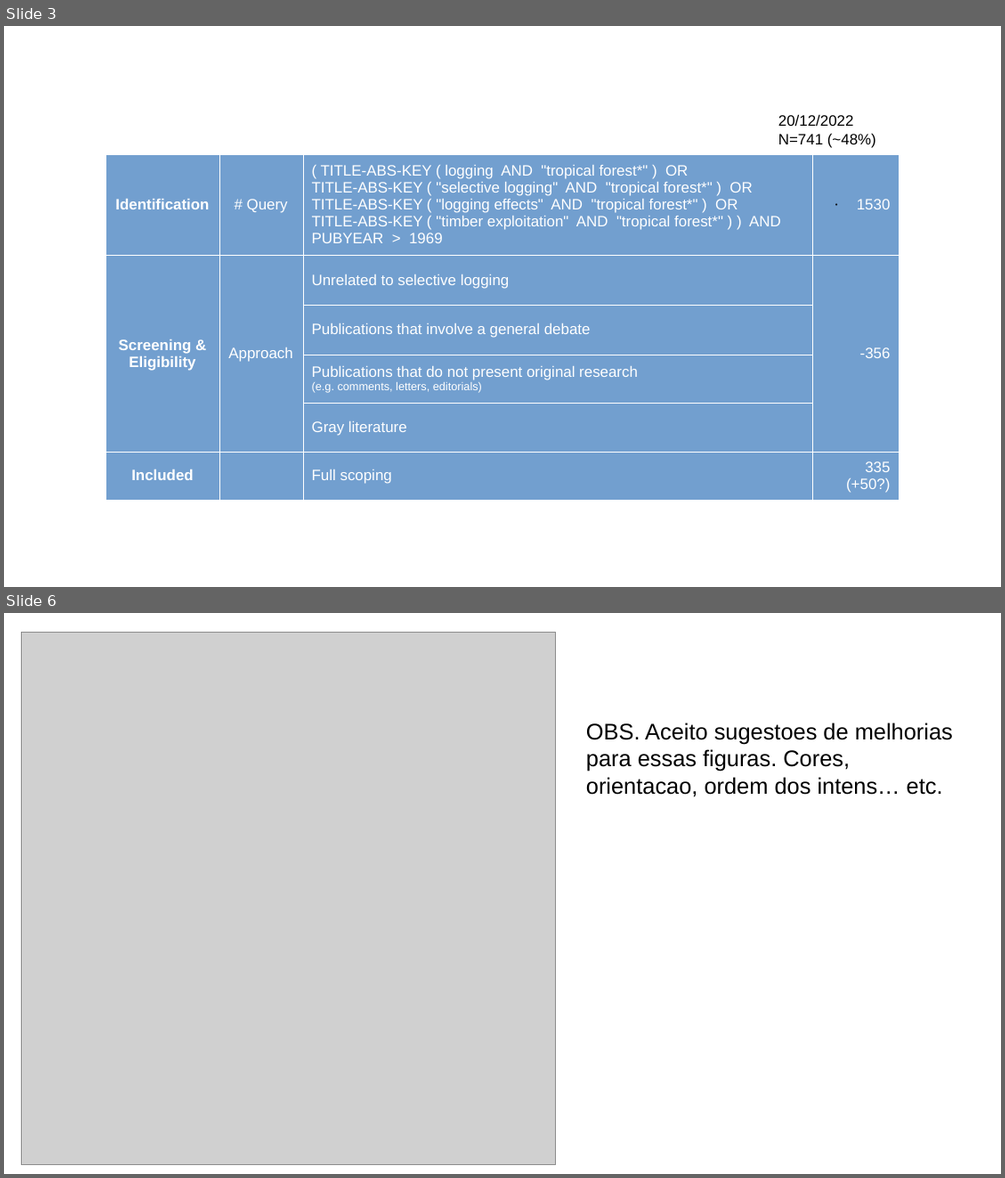
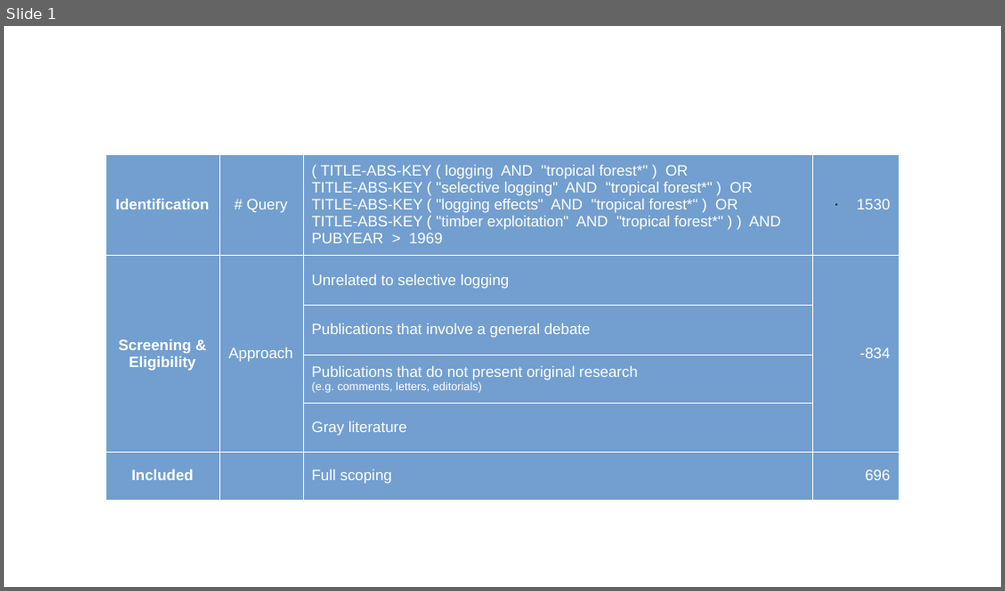
Before and after one commit to miralaba/logging_scientiometrics, a slide deck: results/cienciometria.pptx. Shown one above the other, each under a label of ours: slides 3 and 6 before the commit, slide 1 after it; the slides between them are not shown. The pictures are 1005x1178 and 1005x591 pixels, drawn with LibreOffice and Linux fonts; fonts in the diff are those of the drawing; grey boxes stand for pictures. Boxes give left, top, right and bottom in pixels: in the first picture for what was removed or moved away, otherwise in the second. Text is boxed around its words. In the diff, an @@ line names an element or a change of style, - is before the commit and + after.

```diff
--- a/results/cienciometria.pptx
+++ b/results/cienciometria.pptx
@@ slide 6 removed at (4, 613, 1001, 1174), background #FFFFFF @@
@@ picture removed at (22, 632, 557, 1165) @@
@@ text removed at (586, 722, 953, 797) @@
-OBS. Aceito sugestoes de melhorias para essas figuras. Cores, orientacao, ordem dos intens… etc.
@@ what was slide 3 is now slide 1 @@
@@ slide 1 changed as well @@
@@ text removed at (778, 114, 876, 148) @@
-20/12/2022
-N=741 (~48%)
@@ table at (106, 154, 899, 500) @@
-row 2, column 4: -356
+row 2, column 4: -834
-row 6, column 4: 335 (+50?)
+row 6, column 4: 696
```
Also in this commit, not shown: 3 slides added, 5 other slides removed, 11 other files.
